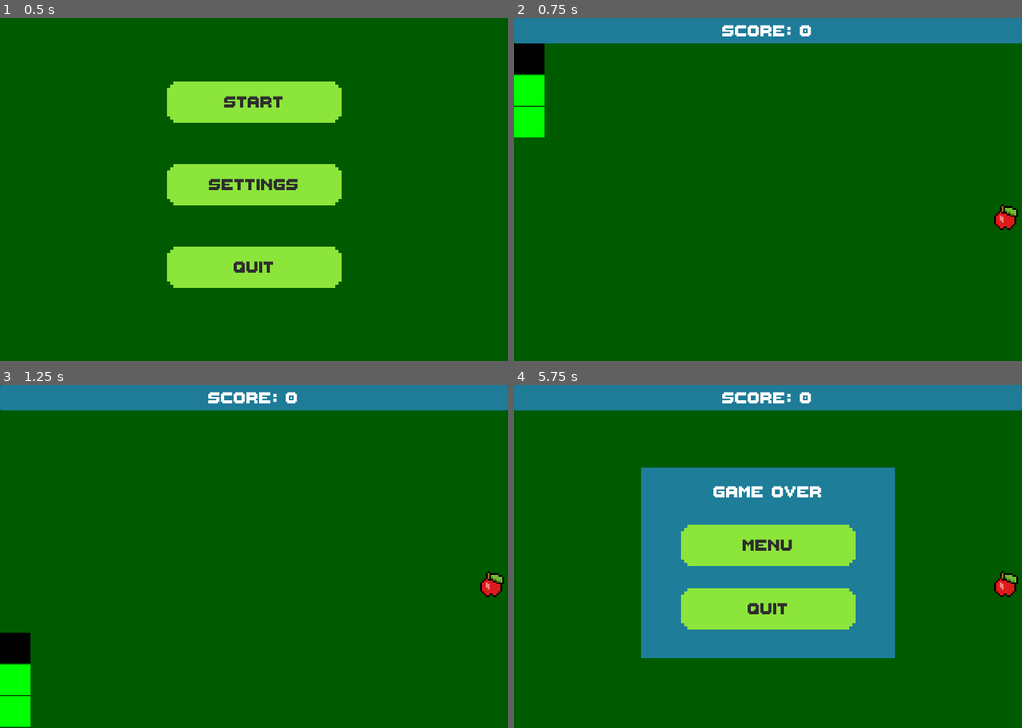
Above: before the commit, frames 1-4 (two rows, left to right).
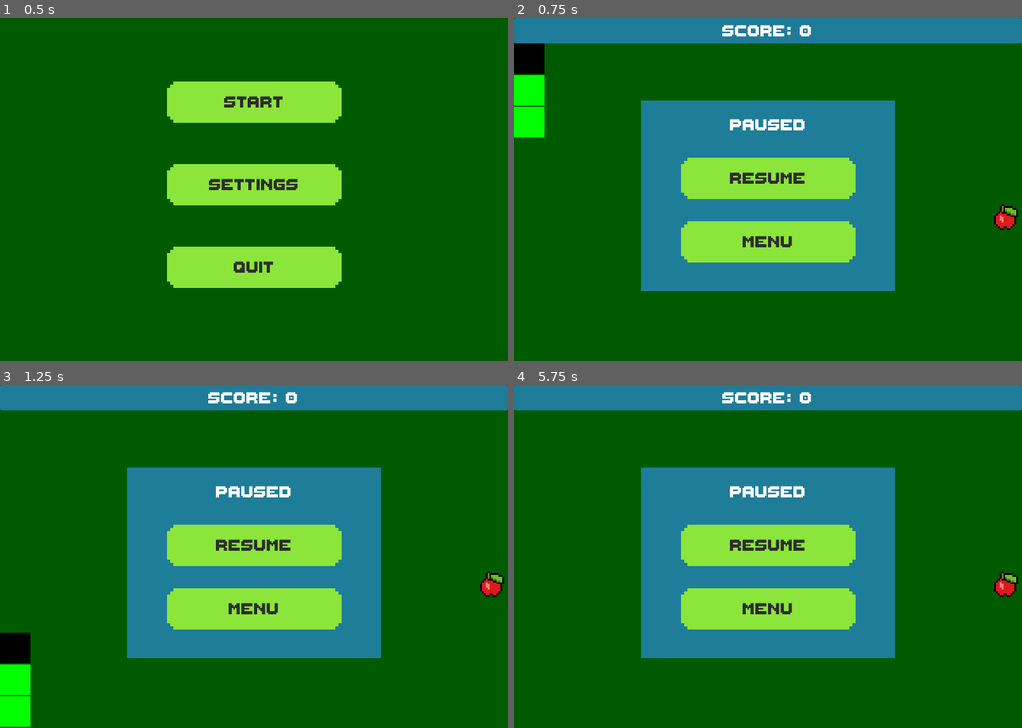
Above: after the commit, the same moments.

Repository: WyattHapper/MACS-Hackathon-2026
Game: Godot game, scene res://MainMenu/main_menu.tscn
The game is run twice, just before and just after one commit, with the same random seed, the same clock (stepped at 60 frames per second) and the same inputs.
Inputs (mouse positions are in pixels of both pictures, inside the frame that each line leads up to):
- Up to frame 1 (0.5 s): no input
- Up to frame 2 (0.75 s): click "Start" at 0.5 s
- Up to frame 3 (1.25 s): no input
- Up to frame 4 (5.75 s): click (768, 546) at 1.25 s, where only the run after the commit has a clickable "Resume"; hold D (move_right) 2.03-2.78 s; hold S (move_down) 2.78-3.53 s; hold D (move_right) 3.53-4.28 s; hold W (move_up) 4.28-5.03 s; hold A (move_left) from 5.03 s (still down); tap Escape (pause) at 5.65 s

Frame 1 is identical in both runs. In frame 2, 28% of the frame differs, in the area x 25-75%, y 24-80%; in frame 3, 28%; in frame 4, 0.8%.

Commit message:
Pause menu

Diff:
--- a/hackathon-2026/Game/game.gd
+++ b/hackathon-2026/Game/game.gd
@@ -22,7 +22,8 @@
 @onready var snake = $Snake
 
 # End menu reference
-@onready var game_over_menu: Control = $PopupMenu
+@onready var game_over_menu: Control = $GameOverMenu
+@onready var pause_menu: Control = $PauseMenu
 
 # Built in function to run on start
 func _ready():
@@ -35,14 +36,14 @@
 	score = 0
 	$UI.get_node("Score").text = "Score: " + str(score)
 	make_snake()
-	add_apple()
+	add_regular_apple()
 	start_game()
 
 # Clears snake data and makes a new snake
 func make_snake():
 	snake.InitializeSnake()
 
-func add_apple():
+func add_regular_apple():
 	var apple = apple_regular_scene.instantiate()
 
 	var flag = false #loops until it finds a position thats not inside the snake
@@ -59,15 +60,14 @@
 func _on_apple_eaten_regular():
 	score += 1
 	$UI.get_node("Score").text = "Score: " + str(score)
-	add_apple()
+	add_regular_apple()
 	snake.ate_apple()
 
 # Built in function to process stuff continually
 func _process(_delta):
 	if Input.is_action_just_pressed("pause"):
-		game_started = false
 		get_tree().paused = true
-		game_over_menu.show()
+		pause_menu.show()
 
 # If the game starts then start the timer and other stuff
 func start_game():
@@ -99,3 +99,7 @@
 
 func _on_quit_button_pressed() -> void:
 	get_tree().quit()
+
+func _on_resume_button_pressed() -> void:
+	get_tree().paused = false
+	pause_menu.hide()
--- a/hackathon-2026/Game/game.tscn
+++ b/hackathon-2026/Game/game.tscn
@@ -28,7 +28,76 @@
 
 [node name="UI" parent="." unique_id=96781642 instance=ExtResource("2_1r4le")]
 
-[node name="PopupMenu" type="Control" parent="." unique_id=1010553746]
+[node name="GameOverMenu" type="Control" parent="." unique_id=1010553746]
+process_mode = 3
+visible = false
+z_index = 5
+layout_mode = 3
+anchors_preset = 8
+anchor_left = 0.5
+anchor_top = 0.5
+anchor_right = 0.5
+anchor_bottom = 0.5
+offset_left = 200.0
+offset_top = 120.0
+offset_right = 600.0
+offset_bottom = 420.0
+grow_horizontal = 2
+grow_vertical = 2
+offset_transform_enabled = true
+
+[node name="Panel" type="Panel" parent="GameOverMenu" unique_id=1216870899]
+layout_mode = 0
+offset_top = 10.0
+offset_right = 400.0
+offset_bottom = 310.0
+theme_override_styles/panel = SubResource("StyleBoxFlat_mygop")
+
+[node name="Label" type="Label" parent="GameOverMenu" unique_id=204704312]
+layout_mode = 1
+anchors_preset = 5
+anchor_left = 0.5
+anchor_right = 0.5
+offset_left = -86.5
+offset_top = 30.0
+offset_right = 86.5
+offset_bottom = 67.0
+grow_horizontal = 2
+theme = ExtResource("6_qmv3x")
+text = "GAME OVER"
+
+[node name="Menu Button" type="Button" parent="GameOverMenu" unique_id=916686887]
+custom_minimum_size = Vector2(275, 65)
+layout_mode = 1
+anchors_preset = 5
+anchor_left = 0.5
+anchor_right = 0.5
+offset_left = -137.5
+offset_top = 100.0
+offset_right = 137.5
+offset_bottom = 165.0
+grow_horizontal = 2
+theme = ExtResource("6_qmv3x")
+text = "Menu"
+
+[node name="Quit Button" type="Button" parent="GameOverMenu" unique_id=1632824943]
+custom_minimum_size = Vector2(275, 65)
+layout_mode = 1
+anchors_preset = 7
+anchor_left = 0.5
+anchor_top = 1.0
+anchor_right = 0.5
+anchor_bottom = 1.0
+offset_left = -137.5
+offset_top = -100.0
+offset_right = 137.5
+offset_bottom = -35.0
+grow_horizontal = 2
+grow_vertical = 0
+theme = ExtResource("6_qmv3x")
+text = "Quit"
+
+[node name="PauseMenu" type="Control" parent="." unique_id=952514968]
 process_mode = 3
 z_index = 5
 layout_mode = 3
@@ -45,27 +114,27 @@
 grow_vertical = 2
 offset_transform_enabled = true
 
-[node name="Panel" type="Panel" parent="PopupMenu" unique_id=1216870899]
+[node name="Panel" type="Panel" parent="PauseMenu" unique_id=1019802335]
 layout_mode = 0
 offset_top = 10.0
 offset_right = 400.0
 offset_bottom = 310.0
 theme_override_styles/panel = SubResource("StyleBoxFlat_mygop")
 
-[node name="Label" type="Label" parent="PopupMenu" unique_id=204704312]
+[node name="Label" type="Label" parent="PauseMenu" unique_id=1161971754]
 layout_mode = 1
 anchors_preset = 5
 anchor_left = 0.5
 anchor_right = 0.5
-offset_left = -86.5
+offset_left = -60.0
 offset_top = 30.0
-offset_right = 86.5
+offset_right = 60.0
 offset_bottom = 67.0
 grow_horizontal = 2
 theme = ExtResource("6_qmv3x")
-text = "GAME OVER"
+text = "Paused"
 
-[node name="Menu Button" type="Button" parent="PopupMenu" unique_id=916686887]
+[node name="Resume Button" type="Button" parent="PauseMenu" unique_id=419100620]
 custom_minimum_size = Vector2(275, 65)
 layout_mode = 1
 anchors_preset = 5
@@ -77,9 +146,9 @@
 offset_bottom = 165.0
 grow_horizontal = 2
 theme = ExtResource("6_qmv3x")
-text = "Menu"
+text = "Resume"
 
-[node name="Quit Button" type="Button" parent="PopupMenu" unique_id=1632824943]
+[node name="Menu Button" type="Button" parent="PauseMenu" unique_id=140308308]
 custom_minimum_size = Vector2(275, 65)
 layout_mode = 1
 anchors_preset = 7
@@ -94,11 +163,13 @@
 grow_horizontal = 2
 grow_vertical = 0
 theme = ExtResource("6_qmv3x")
-text = "Quit"
+text = "Menu"
 
 [node name="Timer" type="Timer" parent="." unique_id=628841116]
 wait_time = 0.2
 
-[connection signal="pressed" from="PopupMenu/Menu Button" to="." method="_on_menu_button_pressed"]
-[connection signal="pressed" from="PopupMenu/Quit Button" to="." method="_on_quit_button_pressed"]
+[connection signal="pressed" from="GameOverMenu/Menu Button" to="." method="_on_menu_button_pressed"]
+[connection signal="pressed" from="GameOverMenu/Quit Button" to="." method="_on_quit_button_pressed"]
+[connection signal="pressed" from="PauseMenu/Resume Button" to="." method="_on_resume_button_pressed"]
+[connection signal="pressed" from="PauseMenu/Menu Button" to="." method="_on_menu_button_pressed"]
 [connection signal="timeout" from="Timer" to="." method="_on_timer_timeout"]
